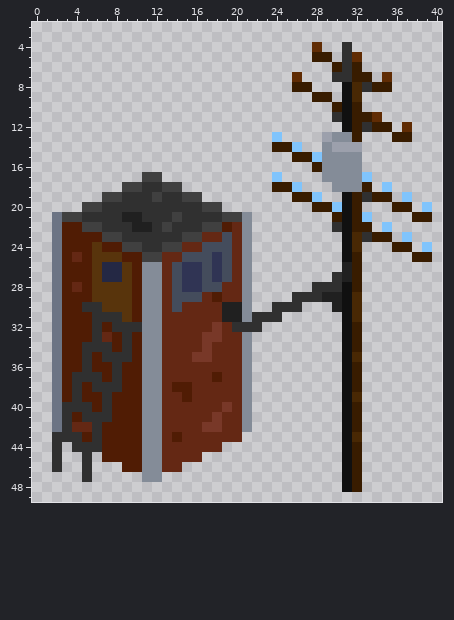
Sprite sheet -- industries/new-industry-1/7.png. The picture above is the old version.
The file is 65x50 pixels. Shown: x 0..40, y 2..49.
The same view after the edit:
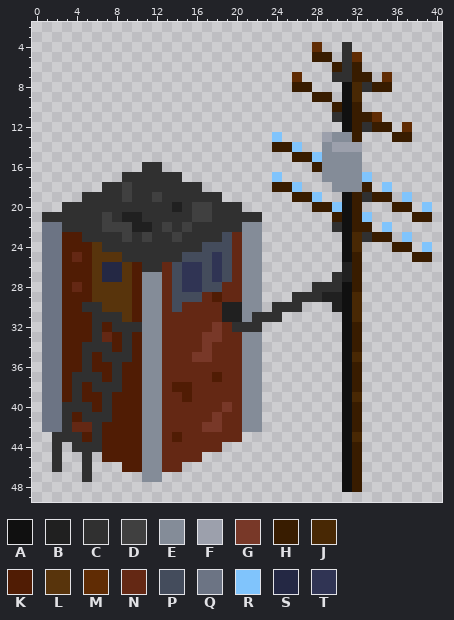
Palette (. is transparent): A #101010  B #202020  C #303030  D #404040  E #848c98  F #9ca0ac  G #783828  H #381c00  J #482804  K #501c04  L #58340c  M #602c04  N #642814  P #444c5c  Q #6c7484  R #80c4fc  S #242844  T #303454
Edits made:
y 16: x 11..12 .. -> CC
y 17: x 9..14 ..DD.. -> CCCCCC
y 18: x 7..8 .. -> CC; x 10 D -> C; x 13..16 DD.. -> CCCC
y 19: x 5..9 ..DDC -> CCCCD; x 15..18 DD.. -> CCCC
y 20: x 3..6 ..DD -> CCCC; x 14 C -> B; x 16 C -> D; x 18..20 D.. -> CCC
y 21: x 1..4 .QDD -> CCCC; x 7 C -> D; x 14 D -> C; x 16..17 CC -> DD; x 19..22 DDE. -> CCCC
y 22: x 1 . -> Q; x 3..9 KKDDCCC -> CCCCDDD; x 15 C -> D; x 17..20 DDKN -> CCCC; x 22 . -> E
y 23: x 1 . -> Q; x 5..9 KKDDC -> CCCCD; x 11 C -> D; x 14..18 CDDNN -> DCCCC; x 22 . -> E
y 24: x 1 . -> Q; x 7..10 KKDD -> CCCC; x 13..16 DDNN -> CCCC; x 22 . -> E
y 25: x 1 . -> Q; x 9..14 KKDDNN -> CCCCCC; x 22 . -> E
y 26: x 1 . -> Q; x 11..12 EE -> CC; x 22 . -> E
y 27..30: x 1 . -> Q; x 22 . -> E
y 31..32: x 1 . -> Q
y 33..42: x 1 . -> Q; x 22 . -> E
Boxes around the changes in both pictures, in picture pixels (x1, y1, x2, y2):
changed: (42, 162, 262, 432)
